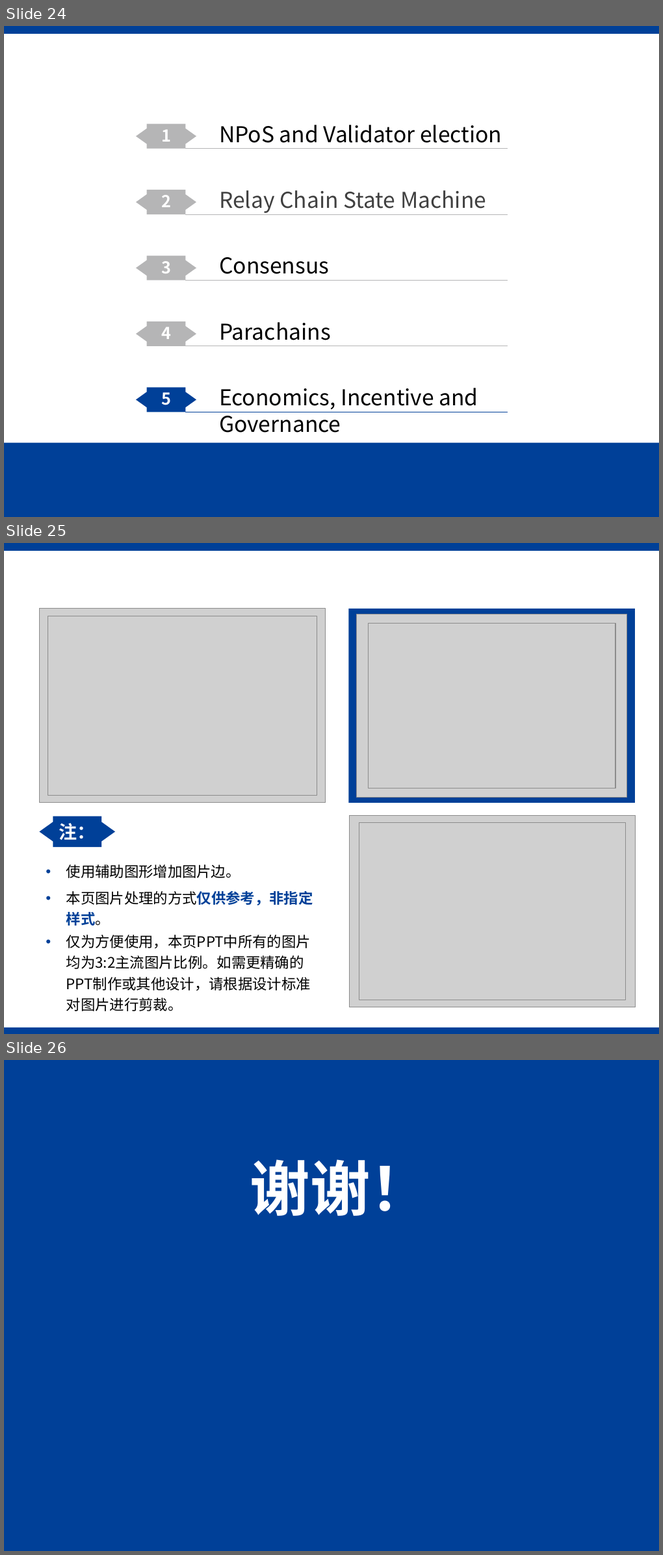
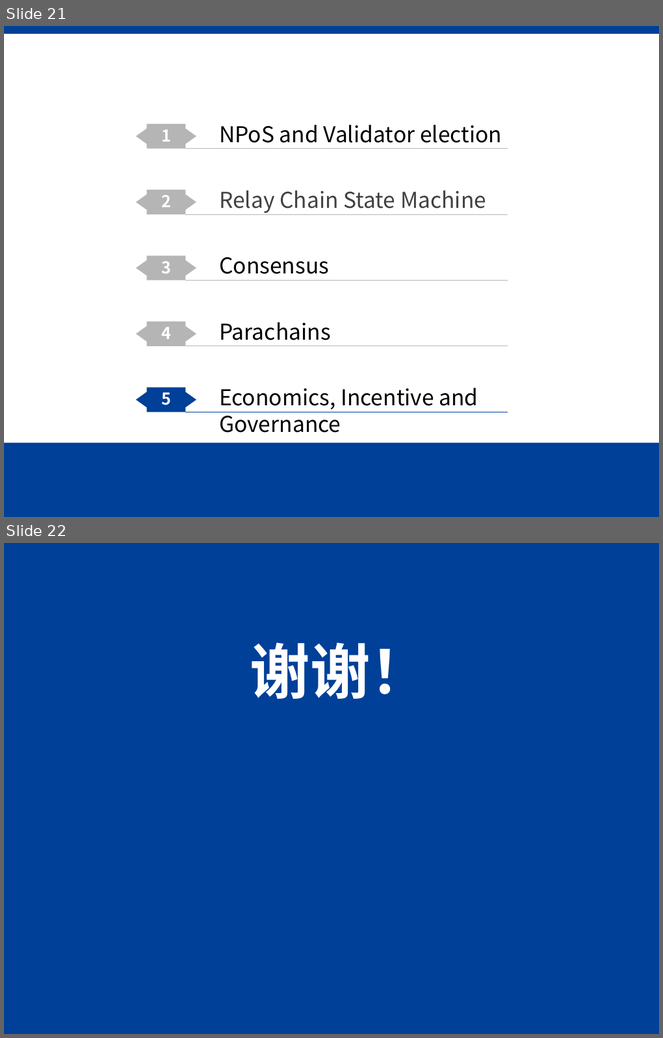
Before and after one commit to Voidkai/Polkadot, a slide deck: Polkadot-PPT.pptx. Shown one above the other, each under a label of ours: slides 24, 25 and 26 before the commit, slides 21 and 22 after it. The pictures are 663x1555 and 663x1038 pixels, drawn with LibreOffice and Linux fonts; fonts in the diff are those of the drawing; grey boxes stand for pictures; background and template pictures are left out. Boxes give left, top, right and bottom in pixels: in the first picture for what was removed or moved away, otherwise in the second. Text is boxed around its words. In the diff, an @@ line names an element or a change of style, - is before the commit and + after.

```diff
--- a/Polkadot-PPT.pptx
+++ b/Polkadot-PPT.pptx
@@ slide 25 removed at box(4, 543, 659, 1034), background #FFFFFF; not listed: 1 template element that a slide beside it also shows @@
@@ picture removed at box(39, 609, 326, 803) @@
@@ picture removed at box(48, 616, 317, 795) @@
@@ rectangle removed at box(348, 609, 635, 803) @@
@@ picture removed at box(356, 615, 627, 797) @@
@@ picture removed at box(368, 623, 616, 788) @@
@@ picture removed at box(349, 815, 636, 1008) @@
@@ freeform shape removed at box(39, 816, 115, 847) @@
-注：
@@ picture removed at box(359, 823, 626, 1001) @@
@@ text removed at box(66, 865, 313, 1012) @@
-• 使用辅助图形增加图片边。
-• 本页图片处理的方式仅供参考，非指定样式。
-• 仅为方便使用，本页PPT中所有的图片均为3:2主流图片比例。如需更精确的PPT制作或其他设计，请根据设计标准对图片进行剪裁。
@@ rectangle removed at box(4, 1028, 659, 1034) @@
@@ what was slide 24 is now slide 21 @@
@@ what was slide 26 is now slide 22 @@
```
Also in this commit, not shown: 2 slides added, 5 other slides removed.
